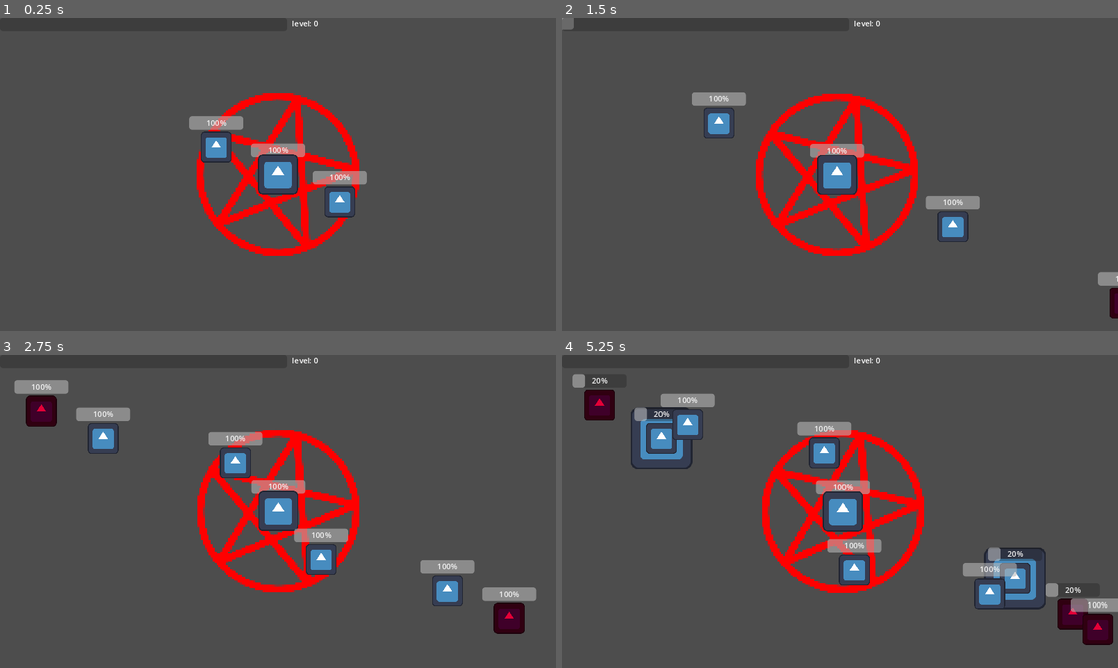
Above: before the commit, frames 1-4 (two rows, left to right).
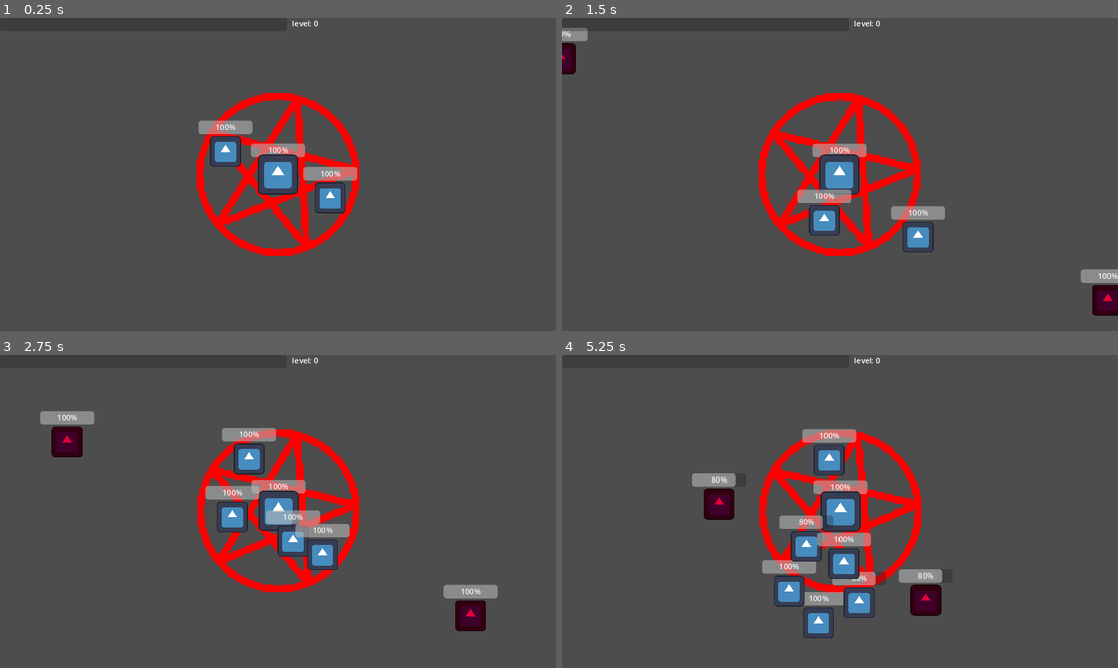
Above: after the commit, the same moments.

Repository: geekazodium/project-skeleton
Game: Godot game, scene res://scenes/game_scene.tscn
Two runs of this game, one before a commit and one after it. Both use one fixed random seed, a clock stepped at 60 frames per second and the inputs below. The engine's default icon, where the game draws it, is replaced by a stand-in: a white triangle on a blue panel in a dark square.
Inputs (mouse positions are in pixels of both pictures, inside the frame that each line leads up to):
- Up to frame 1 (0.25 s): no input
- Up to frame 2 (1.5 s): move the mouse to (962, 158) at 0.52 s; click (962, 158) at 0.67 s; move the mouse to (728, 190) at 1.27 s; click (728, 190) at 1.42 s
- Up to frame 3 (2.75 s): move the mouse to (333, 442) at 2.02 s; click (333, 442) at 2.17 s
- Up to frame 4 (5.25 s): move the mouse to (812, 574) at 2.77 s; click (812, 574) at 2.92 s; move the mouse to (1006, 558) at 3.52 s; click (1006, 558) at 3.67 s; move the mouse to (673, 464) at 4.27 s; click (673, 464) at 4.42 s; move the mouse to (867, 511) at 5.02 s; click (867, 511) at 5.17 s

The runs differ from the first frame. In frame 1, 1.9% of the frame differs, in the area x 34-66%, y 31-64%; in frame 2, 6.4%; in frame 3, 8.3%; in frame 4, 14%, in the area x 1-100%, y 6-93%.

Commit message:
Feature: boid based minion control/commanding

Diff:
--- a/scenes/entities/enemy.tscn
+++ b/scenes/entities/enemy.tscn
@@ -24,7 +24,6 @@
 collision_layer = 9
 motion_mode = 1
 script = ExtResource("1_t1ggi")
-move_speed = 100.0
 
 [node name="NavigationAgent2D" type="NavigationAgent2D" parent="."]
 
@@ -82,13 +81,12 @@
 [node name="CollisionShape2D" type="CollisionShape2D" parent="StateMachine/FindTargetState/Area2D"]
 shape = SubResource("CircleShape2D_v5ac1")
 
-[node name="TrackTargetState" type="Node2D" parent="StateMachine" node_paths=PackedStringArray("target_tracker", "character_body", "nav_agent", "attack_area")]
+[node name="TrackTargetState" type="Node2D" parent="StateMachine" node_paths=PackedStringArray("target_tracker", "character_body", "nav_agent")]
 script = ExtResource("7_gae4f")
 target_tracker = NodePath("../../TargetTracker")
 character_body = NodePath("../..")
 nav_agent = NodePath("../../NavigationAgent2D")
 target_lost_state = "FindTarget"
-attack_area = NodePath("AttackArea")
 
 [node name="AttackArea" type="Area2D" parent="StateMachine/TrackTargetState"]
 collision_layer = 0
--- a/scenes/entities/minion.tscn
+++ b/scenes/entities/minion.tscn
@@ -1,30 +1,27 @@
-[gd_scene load_steps=12 format=3 uid="uid://krh4wqhn34oi"]
+[gd_scene load_steps=11 format=3 uid="uid://krh4wqhn34oi"]
 
 [ext_resource type="Script" path="res://scripts/entities/entity.gd" id="1_fk853"]
 [ext_resource type="Texture2D" uid="uid://onhpoqcmxp7r" path="res://icon.svg" id="1_r8ng3"]
 [ext_resource type="Script" path="res://scripts/health/health_tracker.gd" id="2_sfkwh"]
-[ext_resource type="Script" path="res://scripts/entities/state_machine/state_machine.gd" id="4_5a6uh"]
 [ext_resource type="Script" path="res://scripts/entities/state_machine/target_tracker.gd" id="5_ktk4i"]
-[ext_resource type="Script" path="res://scripts/entities/state_machine/find_target_state.gd" id="6_3i4x2"]
-[ext_resource type="Script" path="res://scripts/entities/state_machine/track_target_state.gd" id="7_mjemj"]
+[ext_resource type="Script" path="res://scripts/entities/boid_movement.gd" id="5_xdtae"]
+[ext_resource type="Script" path="res://scripts/entities/deferred_velocity.gd" id="7_lthrt"]
 [ext_resource type="Script" path="res://scripts/attacks/attack_area.gd" id="8_20gw0"]
 
 [sub_resource type="CircleShape2D" id="CircleShape2D_bm50p"]
 radius = 30.0
 
-[sub_resource type="CircleShape2D" id="CircleShape2D_v5ac1"]
-radius = 877.356
-
 [sub_resource type="CircleShape2D" id="CircleShape2D_ehyuf"]
 radius = 89.202
+
+[sub_resource type="CircleShape2D" id="CircleShape2D_n44id"]
+radius = 212.085
 
 [node name="Minion" type="CharacterBody2D"]
 collision_layer = 5
 motion_mode = 1
 script = ExtResource("1_fk853")
-move_speed = 100.0
-
-[node name="NavigationAgent2D" type="NavigationAgent2D" parent="."]
+move_speed = 25.0
 
 [node name="HealthTracker" type="Node" parent="."]
 script = ExtResource("2_sfkwh")
@@ -53,48 +50,39 @@
 [node name="TargetTracker" type="Node" parent="."]
 script = ExtResource("5_ktk4i")
 
-[node name="StateMachine" type="Node2D" parent="."]
-script = ExtResource("4_5a6uh")
-states = {
-"FindTarget": NodePath("FindTargetState"),
-"TrackTarget": NodePath("TrackTargetState")
-}
-current_state = "FindTarget"
+[node name="BoidBehavior" type="Node2D" parent="." node_paths=PackedStringArray("body", "nearby_detection", "deferred_velocity")]
+script = ExtResource("5_xdtae")
+body = NodePath("..")
+nearby_detection = NodePath("NearbyMinionDetection")
+seperation_force = 2.75
+protected_range = 90.0
+deferred_velocity = NodePath("../DeferredVelocity")
 
-[node name="FindTargetState" type="Node2D" parent="StateMachine" node_paths=PackedStringArray("target_tracker", "detection_area")]
-script = ExtResource("6_3i4x2")
-target_tracker = NodePath("../../TargetTracker")
-detection_area = NodePath("Area2D")
-detected_state = "TrackTarget"
-
-[node name="Area2D" type="Area2D" parent="StateMachine/FindTargetState"]
-collision_layer = 0
-collision_mask = 8
-
-[node name="CollisionShape2D" type="CollisionShape2D" parent="StateMachine/FindTargetState/Area2D"]
-shape = SubResource("CircleShape2D_v5ac1")
-
-[node name="TrackTargetState" type="Node2D" parent="StateMachine" node_paths=PackedStringArray("target_tracker", "character_body", "nav_agent", "attack_area")]
-script = ExtResource("7_mjemj")
-target_tracker = NodePath("../../TargetTracker")
-character_body = NodePath("../..")
-nav_agent = NodePath("../../NavigationAgent2D")
-target_lost_state = "FindTarget"
-attack_area = NodePath("AttackArea")
-
-[node name="AttackArea" type="Area2D" parent="StateMachine/TrackTargetState"]
+[node name="AttackArea" type="Area2D" parent="BoidBehavior"]
 visible = false
 collision_layer = 0
 collision_mask = 8
 script = ExtResource("8_20gw0")
 damage_event = "minion_dealt_damage"
 
-[node name="ColorRect" type="Sprite2D" parent="StateMachine/TrackTargetState/AttackArea"]
+[node name="ColorRect" type="Sprite2D" parent="BoidBehavior/AttackArea"]
 z_index = -100
 texture = ExtResource("1_r8ng3")
 
-[node name="CollisionShape2D" type="CollisionShape2D" parent="StateMachine/TrackTargetState/AttackArea"]
+[node name="CollisionShape2D" type="CollisionShape2D" parent="BoidBehavior/AttackArea"]
 shape = SubResource("CircleShape2D_ehyuf")
+
+[node name="NearbyMinionDetection" type="Area2D" parent="BoidBehavior"]
+collision_layer = 0
+collision_mask = 6
+
+[node name="CollisionShape2D" type="CollisionShape2D" parent="BoidBehavior/NearbyMinionDetection"]
+shape = SubResource("CircleShape2D_n44id")
+
+[node name="DeferredVelocity" type="Node" parent="." node_paths=PackedStringArray("body")]
+process_physics_priority = 10
+script = ExtResource("7_lthrt")
+body = NodePath("..")
 
 [connection signal="health_changed" from="HealthTracker" to="ProgressBar" method="set_value"]
 [connection signal="max_health_changed" from="HealthTracker" to="ProgressBar" method="set_max"]
--- a/scenes/entities/player.tscn
+++ b/scenes/entities/player.tscn
@@ -14,7 +14,6 @@
 collision_mask = 8
 motion_mode = 1
 script = ExtResource("1_wxe34")
-move_speed = 150.0
 
 [node name="HealthTracker" type="Node" parent="."]
 script = ExtResource("2_x2jr2")
--- a/scenes/game_scene.tscn
+++ b/scenes/game_scene.tscn
@@ -79,16 +79,16 @@
 [node name="EnemySpawner" type="Node2D" parent="Player/SpawnerRotation" node_paths=PackedStringArray("spawn_to")]
 position = Vector2(800, 0)
 script = ExtResource("2_qdphv")
-spawn_interval_min = 1.8
-spawn_interval_max = 3.0
+spawn_interval_min = 2.0
+spawn_interval_max = 2.8
 spawn_scene = ExtResource("3_3rgyx")
 spawn_to = NodePath("../../..")
 
 [node name="EnemySpawner2" type="Node2D" parent="Player/SpawnerRotation" node_paths=PackedStringArray("spawn_to")]
 position = Vector2(-800, 0)
 script = ExtResource("2_qdphv")
-spawn_interval_min = 1.8
-spawn_interval_max = 3.0
+spawn_interval_min = 2.0
+spawn_interval_max = 2.8
 spawn_scene = ExtResource("3_3rgyx")
 spawn_to = NodePath("../../..")
 
--- a/scripts/attacks/attack_area.gd
+++ b/scripts/attacks/attack_area.gd
@@ -16,6 +16,7 @@
 		damage_cooldown_timer -= delta;
 	else:
 		self.visible = false;
+		self.process_hits();
 
 func process_hits():
 	if damage_cooldown_timer > 0:
--- /dev/null
+++ b/scripts/entities/boid_movement.gd
@@ -0,0 +1,72 @@
+extends Node2D
+
+@export var body: EntityBody = null;
+@export var nearby_detection: Area2D = null;
+
+@export var alignment_force: float = 2;
+@export var cohesion_force: float = .5;
+@export var seperation_force: float = 1;
+@export var protected_range: float = 10;
+
+@export var deferred_velocity: DeferredVelocity = null;
+
+func _physics_process(_delta: float) -> void:
+
+	var alignment_force_avg = Vector2.ZERO;
+	var seperation_force_avg = Vector2.ZERO;
+	var seperation_force_count: int = 0;
+	var cohesion_force_center = Vector2.ZERO;
+
+	var overlapping: Array[Node2D] = nearby_detection.get_overlapping_bodies();
+	for nearby_body: CharacterBody2D in overlapping:
+
+		cohesion_force_center += nearby_body.global_position - self.global_position;
+
+		if nearby_body == self.body:
+			continue;
+		alignment_force_avg += nearby_body.velocity;
+
+		var distance: float = nearby_body.global_position.distance_to(self.global_position);
+		if distance < self.protected_range:
+			seperation_force_avg += (self.global_position - nearby_body.global_position) / distance;
+			seperation_force_count += 1;
+
+	var force = Vector2.ZERO;
+	force += self.get_local_mouse_position().normalized();
+	if nearby_detection.has_overlapping_bodies():
+		force += alignment_force_avg.normalized() * self.alignment_force;
+		force += cohesion_force_center.normalized() * self.cohesion_force;
+		if seperation_force_count > 0:
+			force += seperation_force_avg.normalized() * self.seperation_force;
+
+	self.deferred_velocity.direction_to_move = force.normalized();
+
+##commented out, useful for debugging cohesion and other forces
+#func _draw() -> void:
+	#
+	#draw_line(Vector2.ZERO, self.body.velocity, Color.PURPLE);
+	#var alignment_force_avg = Vector2.ZERO;
+	#var seperation_force_avg = Vector2.ZERO;
+	#var seperation_force_count: int = 0;
+	#var cohesion_force_center = Vector2.ZERO;
+	#
+	#var overlapping: Array[Node2D] = nearby_detection.get_overlapping_bodies();
+	#for nearby_body: CharacterBody2D in overlapping:
+		#cohesion_force_center += nearby_body.global_position - self.global_position;
+		#if nearby_body == self.body:
+			#continue;
+		#alignment_force_avg += nearby_body.velocity;
+		#
+		#var distance: float = nearby_body.global_position.distance_to(self.global_position);
+		#if distance < self.protected_range:
+			#seperation_force_avg += (self.global_position - nearby_body.global_position) / distance;
+			#seperation_force_count += 1;
+	#
+	#var force = Vector2.ZERO;
+	#force += self.get_local_mouse_position().normalized();
+	#if nearby_detection.has_overlapping_bodies():
+		#force += alignment_force_avg.normalized() * 2;
+		#force += cohesion_force_center.normalized();
+		#draw_line(Vector2.ZERO, cohesion_force_center / overlapping.size(), Color.ORANGE, 2);
+		#if seperation_force_count > 0:
+			#force += seperation_force_avg;
--- /dev/null
+++ b/scripts/entities/deferred_velocity.gd
@@ -0,0 +1,10 @@
+extends Node
+class_name DeferredVelocity
+
+var direction_to_move: Vector2 = Vector2.ZERO;
+
+@export var body: EntityBody = null;
+
+func _physics_process(_delta: float) -> void:
+	self.body.move_in_direction(self.direction_to_move);
+	self.direction_to_move = Vector2.ZERO;
--- a/scripts/entities/entity.gd
+++ b/scripts/entities/entity.gd
@@ -1,7 +1,7 @@
 extends CharacterBody2D
 class_name EntityBody
 
-@export var move_speed: float = 10;
+@export var move_speed: float = 20;
 @export var friction: float = 9;
 
 var stun_timer: float = 0;
@@ -16,7 +16,7 @@
 func move_in_direction(direction: Vector2):
 	if stun_timer > 0.:
 		return;
-	self.velocity = direction.normalized() * move_speed;
+	self.velocity += direction.normalized() * move_speed;
 
 func apply_knockback(knockback: Vector2):
 	self.velocity = knockback;
--- a/scripts/entities/state_machine/track_target_state.gd
+++ b/scripts/entities/state_machine/track_target_state.gd
@@ -4,8 +4,6 @@
 @export var character_body: EntityBody = null;
 @export var nav_agent: NavigationAgent2D = null;
 @export var target_lost_state: String = "";
-
-@export var attack_area: AttackArea = null;
 
 # Called when the node enters the scene tree for the first time.
 func _ready() -> void:
@@ -22,7 +20,6 @@
 		return;
 	var target = target_tracker.get_target();
 	character_body.move_in_direction(self.get_nav_dir(target.global_position));
-	attack_area.process_hits();
 
 func get_nav_dir(target_pos: Vector2) -> Vector2:
 	self.nav_agent.target_position = target_pos;
